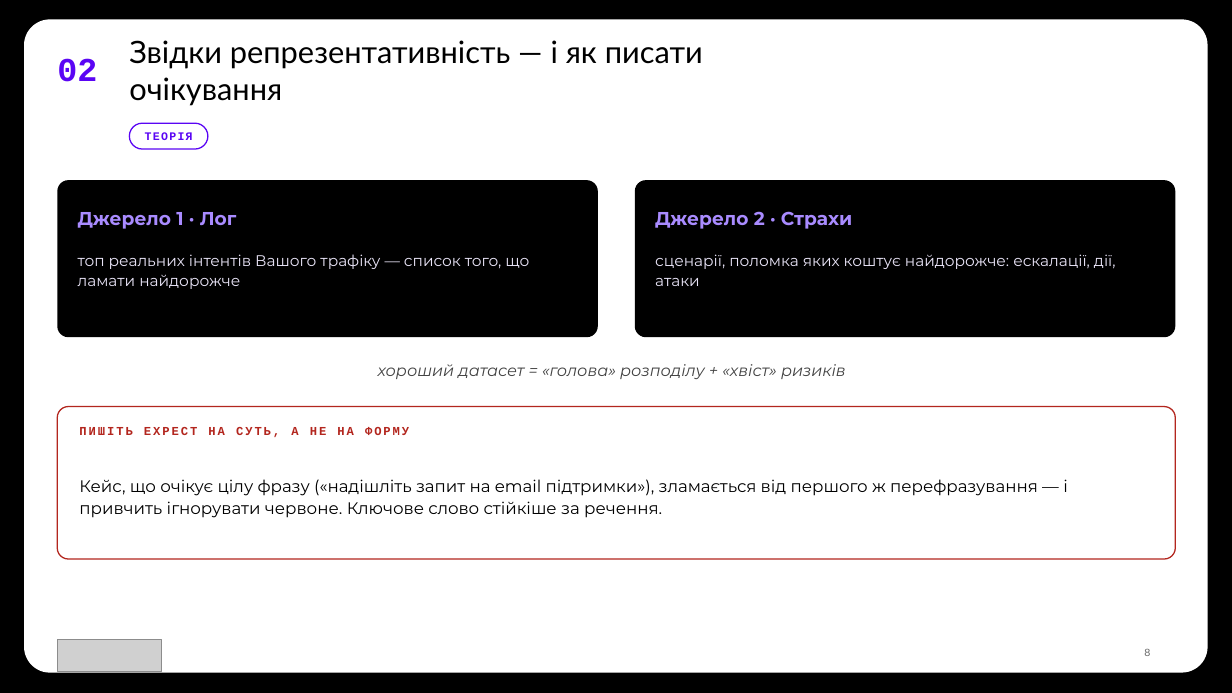
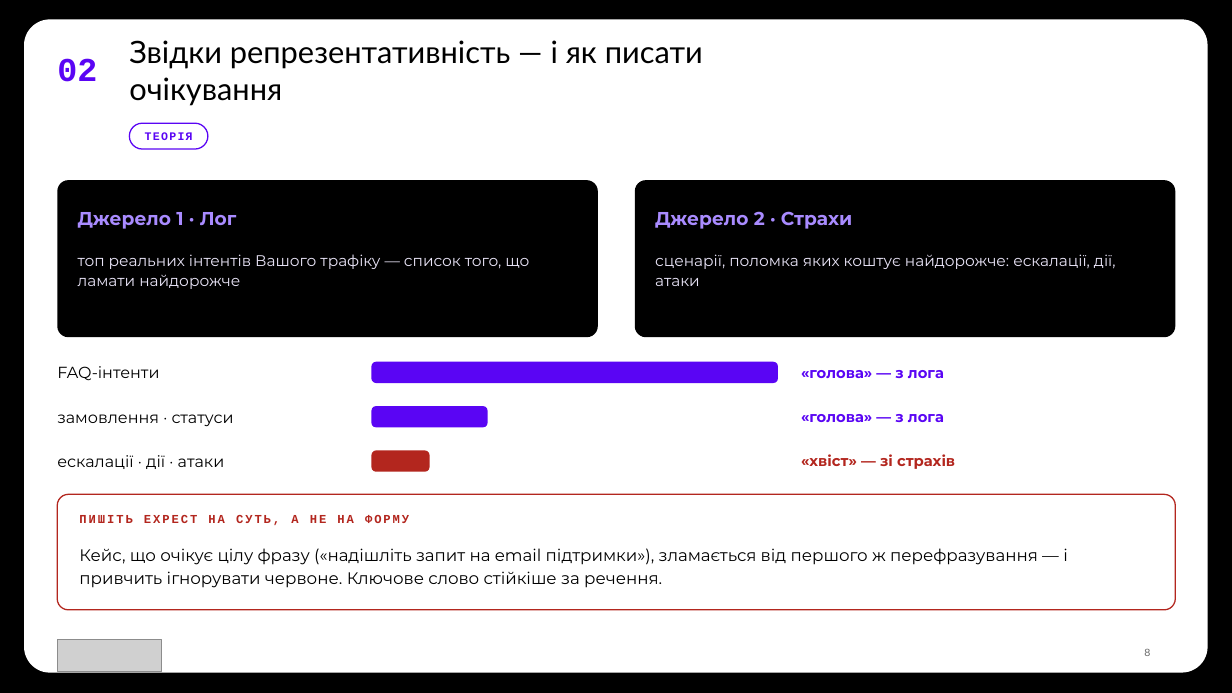
Before and after one commit to TarasFedorenkoFTV/llmops-bootcamp, a slide deck: slide 8 of docs/decks/L10.pptx. Drawn at 1232x693 pixels with LibreOffice and Linux fonts; fonts in the diff are those of the drawing; grey boxes stand for pictures; background and template pictures are left out. Boxes give left, top, right and bottom in pixels: in the first picture for what was removed or moved away, otherwise in the second. Text is boxed around its words. In the diff, an @@ line names an element or a change of style, - is before the commit and + after.

```diff
--- a/docs/decks/L10.pptx
+++ b/docs/decks/L10.pptx
@@ text at [57, 366, 159, 381]: text changed; text colour #434343 to #000000; italic off @@
-хороший датасет = «голова» розподілу + «хвіст» ризиків
+FAQ-інтенти
@@ rounded rectangle added at [372, 361, 778, 383], fill #5A05F4 @@
@@ text added at [801, 370, 944, 378], 11.5 pt, text #5A05F4, bold @@
+«голова» — з лога
@@ text added at [57, 414, 234, 427], 12.5 pt, text #000000 @@
+замовлення · статуси
@@ rounded rectangle added at [372, 406, 488, 427], fill #5A05F4 @@
@@ text added at [801, 414, 944, 422], 11.5 pt, text #5A05F4, bold @@
+«голова» — з лога
@@ text added at [57, 455, 225, 469], 12.5 pt, text #000000 @@
+ескалації · дії · атаки
@@ rounded rectangle added at [372, 450, 430, 471], fill #B3261E @@
@@ text added at [801, 454, 955, 469], 11.5 pt, text #B3261E, bold @@
+«хвіст» — зі страхів
@@ rounded rectangle: place and size @@
-rounded rectangle at [57, 407, 1176, 559]
+rounded rectangle at [57, 494, 1176, 610]
@@ rounded rectangle at [57, 494, 1176, 610]: proportions changed @@
@@ text "ПИШІТЬ EXPECT НА СУТЬ, А ...": place and size @@
-text "ПИШІТЬ EXPECT НА СУТЬ, А ..." at [79, 427, 409, 437]
+text "ПИШІТЬ EXPECT НА СУТЬ, А ..." at [79, 515, 409, 525]
@@ text "Кейс, що очікує цілу фразу ...": place and size @@
-text "Кейс, що очікує цілу фразу ..." at [79, 479, 1068, 518]
+text "Кейс, що очікує цілу фразу ..." at [79, 548, 1068, 588]
```
Also in this commit, not shown: 2 other slides changed, 29 other files.
